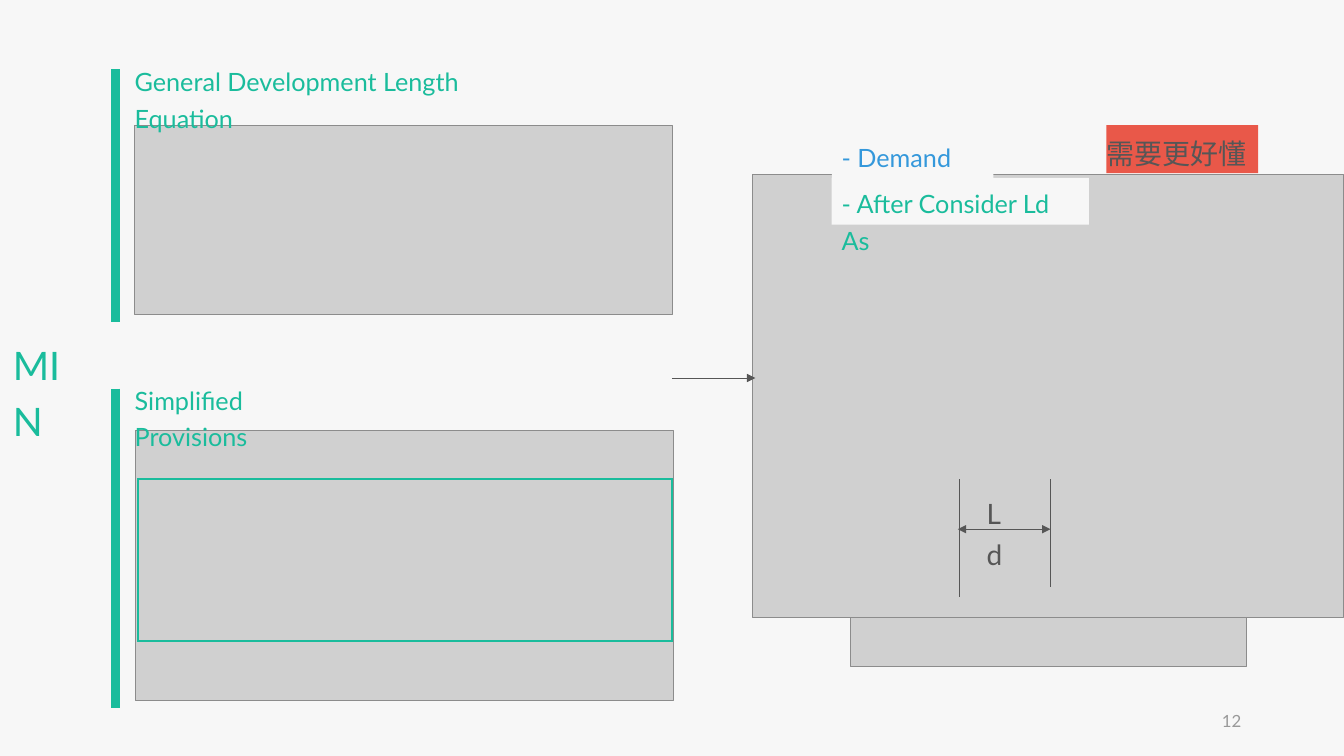
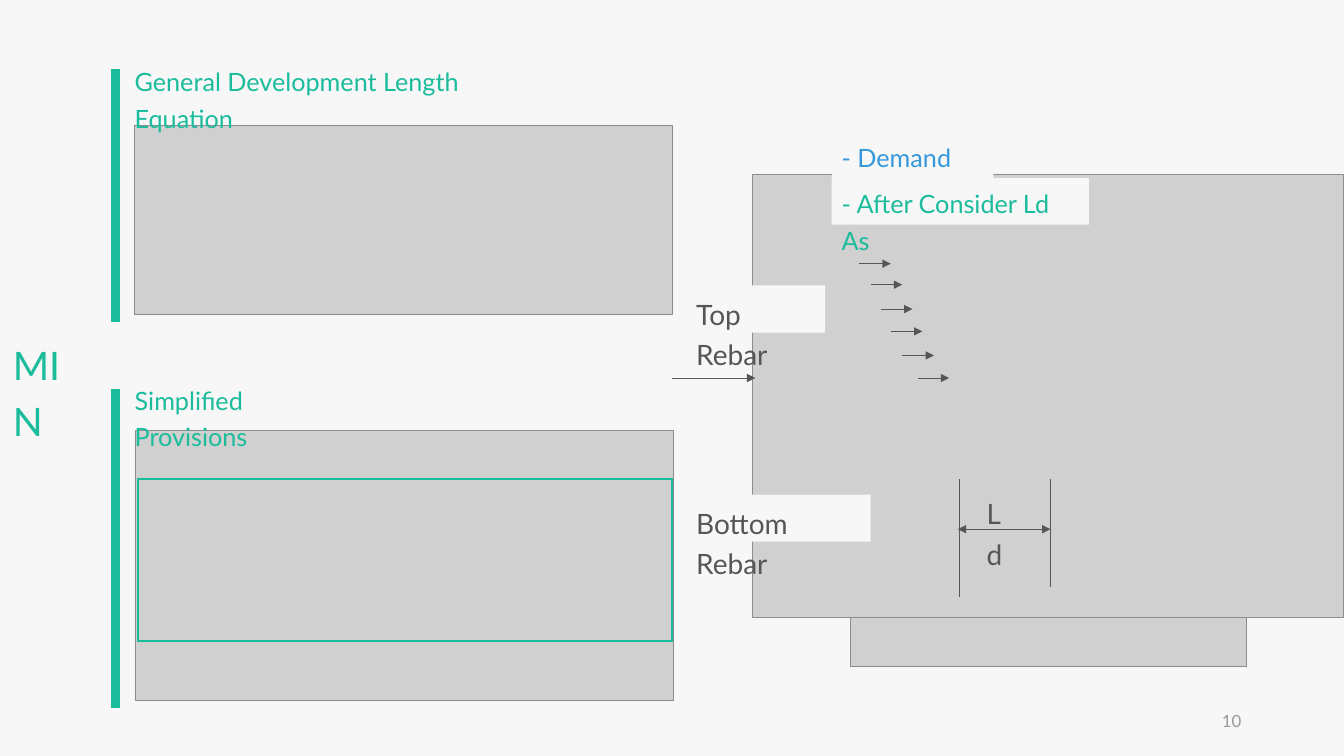
Before and after one commit to skyran1278/thesis, a slide deck: slide 10 of Meeting/20190523 Seminar/20190523 Seminar.pptx (slide 12 before the commit). Drawn at 1344x756 pixels with LibreOffice and Linux fonts; fonts in the diff are those of the drawing; grey boxes stand for pictures. Boxes give left, top, right and bottom in pixels: in the first picture for what was removed or moved away, otherwise in the second. Text is boxed around its words. In the diff, an @@ line names an element or a change of style, - is before the commit and + after.

```diff
--- a/Meeting/20190523 Seminar/20190523 Seminar.pptx
+++ b/Meeting/20190523 Seminar/20190523 Seminar.pptx
@@ rectangle removed at [1107,125,1258,173] @@
-需要更好懂
@@ arrow added from (859, 264) to (891, 264), #565656 0.5 pt @@
@@ rectangle added at [697,285,826,333], fill #F7F7F7, 20 pt, text #565656 @@
+Top Rebar
@@ arrow added from (871, 284) to (902, 284), #565656 0.5 pt @@
@@ arrow added from (881, 310) to (912, 310), #565656 0.5 pt @@
@@ arrow added from (891, 332) to (923, 332), #565656 0.5 pt @@
@@ arrow added from (902, 356) to (935, 356), #565656 0.5 pt @@
@@ arrow added from (918, 378) to (950, 378), #565656 0.5 pt @@
@@ rectangle added at [697,495,871,542], fill #F7F7F7, 20 pt, text #565656 @@
+Bottom Rebar
@@ page number at [1222,715,1241,727]: text changed @@
-12
+10
```
Also in this commit, not shown: 11 other slides changed, 1 slide added, 3 slides removed, 3 other files.
